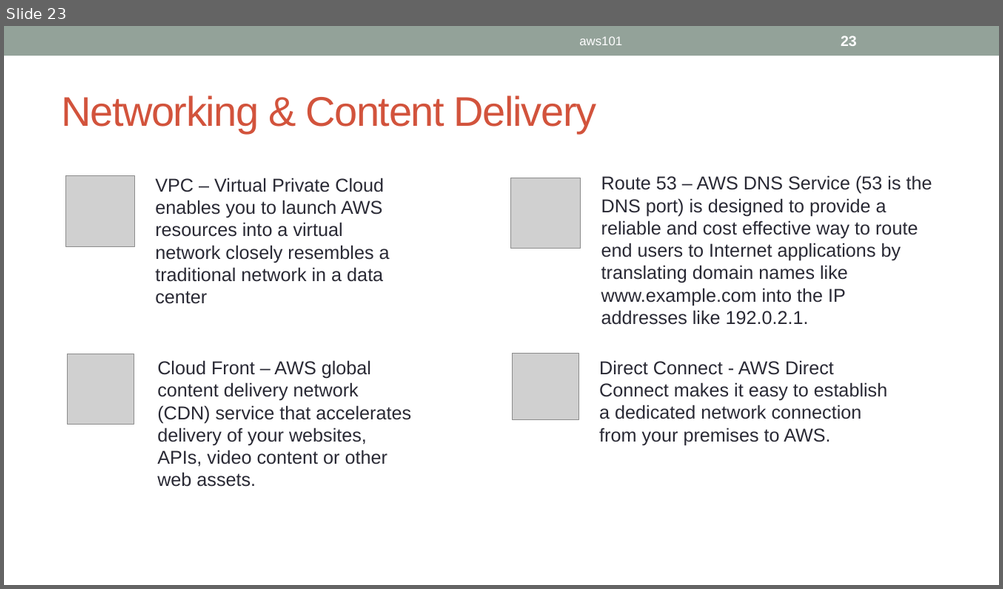
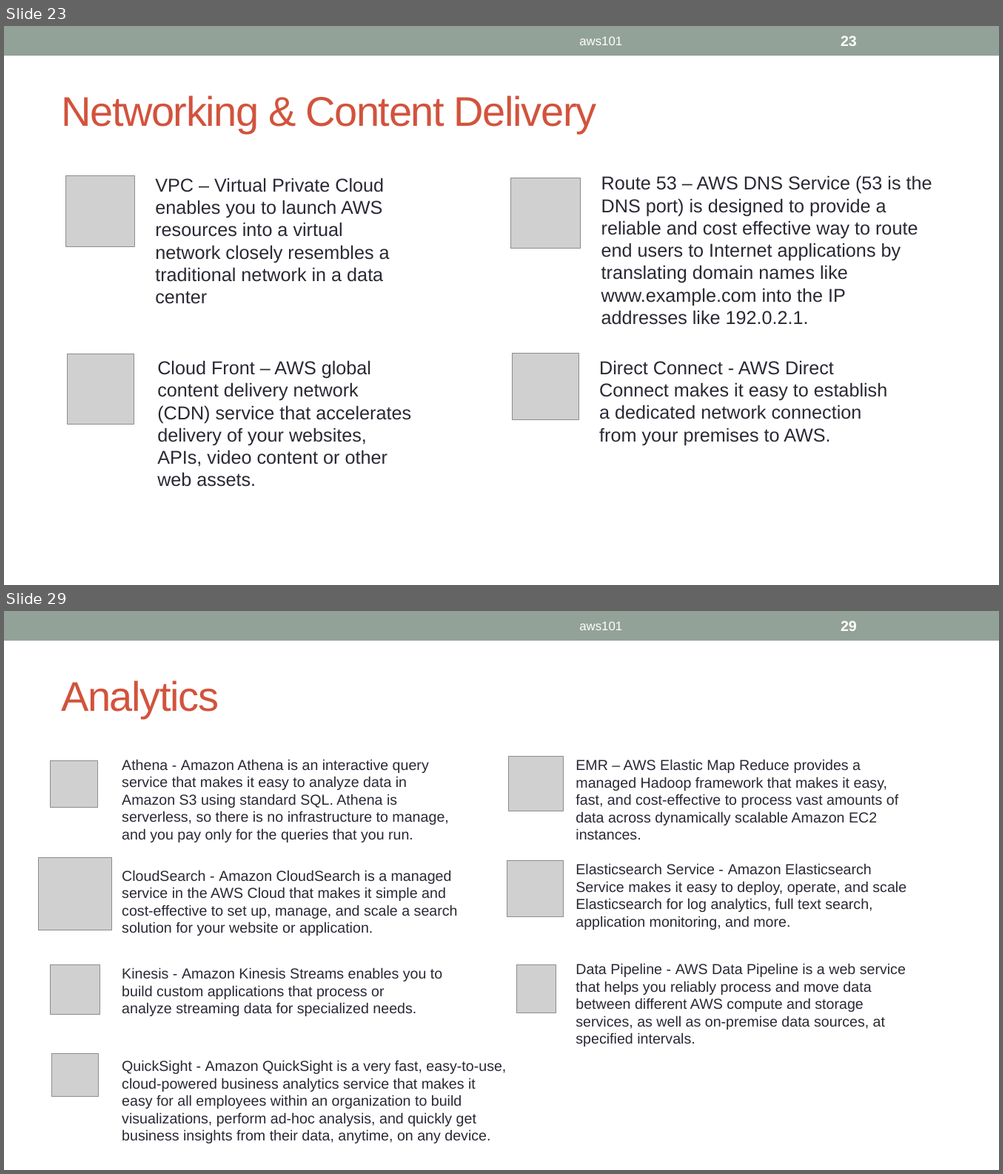
Before and after one commit to ignis01/aws101, a slide deck: aws101.pptx. Shown one above the other, each under a label of ours: slide 23 before the commit, slides 23 and 29 after it; the slides between them are not shown. The pictures are 1003x589 and 1003x1174 pixels, drawn with LibreOffice and Linux fonts; fonts in the diff are those of the drawing; grey boxes stand for pictures. Boxes give left, top, right and bottom in pixels: in the first picture for what was removed or moved away, otherwise in the second. Text is boxed around its words. In the diff, an @@ line names an element or a change of style, - is before the commit and + after.

```diff
--- a/aws101.pptx
+++ b/aws101.pptx
@@ slide 29 added at (x1=4, y1=611, x2=999, y2=1170), background #FFFFFF; not listed: 1 template element that a slide beside it also shows @@
@@ text added at (x1=579, y1=621, x2=622, y2=630), 12 pt, text #FFFFFF @@
+aws101
@@ page number added at (x1=840, y1=621, x2=856, y2=631), 14 pt, text #FFFFFF, bold @@
+29
@@ title added at (x1=61, y1=681, x2=219, y2=718), 40 pt, text #D2533C @@
+Analytics
@@ picture added at (x1=51, y1=760, x2=97, y2=807) @@
@@ text added at (x1=122, y1=759, x2=448, y2=843), 14 pt, text #292934 @@
+Athena - Amazon Athena is an interactive query service that makes it easy to analyze data in Amazon S3 using standard SQL. Athena is serverless, so there is no infrastructure to manage, and you pay only for the queries that you run.
@@ picture added at (x1=509, y1=757, x2=563, y2=811) @@
@@ text added at (x1=575, y1=759, x2=898, y2=840), 14 pt, text #292934 @@
+EMR – AWS Elastic Map Reduce provides a managed Hadoop framework that makes it easy, fast, and cost-effective to process vast amounts of data across dynamically scalable Amazon EC2 instances.
@@ picture added at (x1=38, y1=858, x2=111, y2=931) @@
@@ text added at (x1=122, y1=870, x2=458, y2=936), 14 pt, text #292934 @@
+CloudSearch - Amazon CloudSearch is a managed service in the AWS Cloud that makes it simple and cost-effective to set up, manage, and scale a search solution for your website or application.
@@ picture added at (x1=507, y1=861, x2=563, y2=917) @@
@@ text added at (x1=575, y1=863, x2=906, y2=930), 14 pt, text #292934 @@
+Elasticsearch Service - Amazon Elasticsearch Service makes it easy to deploy, operate, and scale Elasticsearch for log analytics, full text search, application monitoring, and more.
@@ picture added at (x1=51, y1=965, x2=99, y2=1014) @@
@@ picture added at (x1=517, y1=965, x2=556, y2=1013) @@
@@ text added at (x1=575, y1=963, x2=905, y2=1047), 14 pt, text #292934 @@
+Data Pipeline - AWS Data Pipeline is a web service that helps you reliably process and move data between different AWS compute and storage services, as well as on-premise data sources, at specified intervals.
@@ text added at (x1=122, y1=968, x2=442, y2=1017), 14 pt, text #292934 @@
+Kinesis - Amazon Kinesis Streams enables you to build custom applications that process or analyze streaming data for specialized needs.
@@ picture added at (x1=52, y1=1054, x2=99, y2=1097) @@
@@ text added at (x1=122, y1=1060, x2=506, y2=1144), 14 pt, text #292934 @@
+QuickSight - Amazon QuickSight is a very fast, easy-to-use, cloud-powered business analytics service that makes it easy for all employees within an organization to build visualizations, perform ad-hoc analysis, and quickly get business insights from their data, anytime, on any device.
```
Also in this commit, not shown: 2 slides changed, 12 other slides added.
